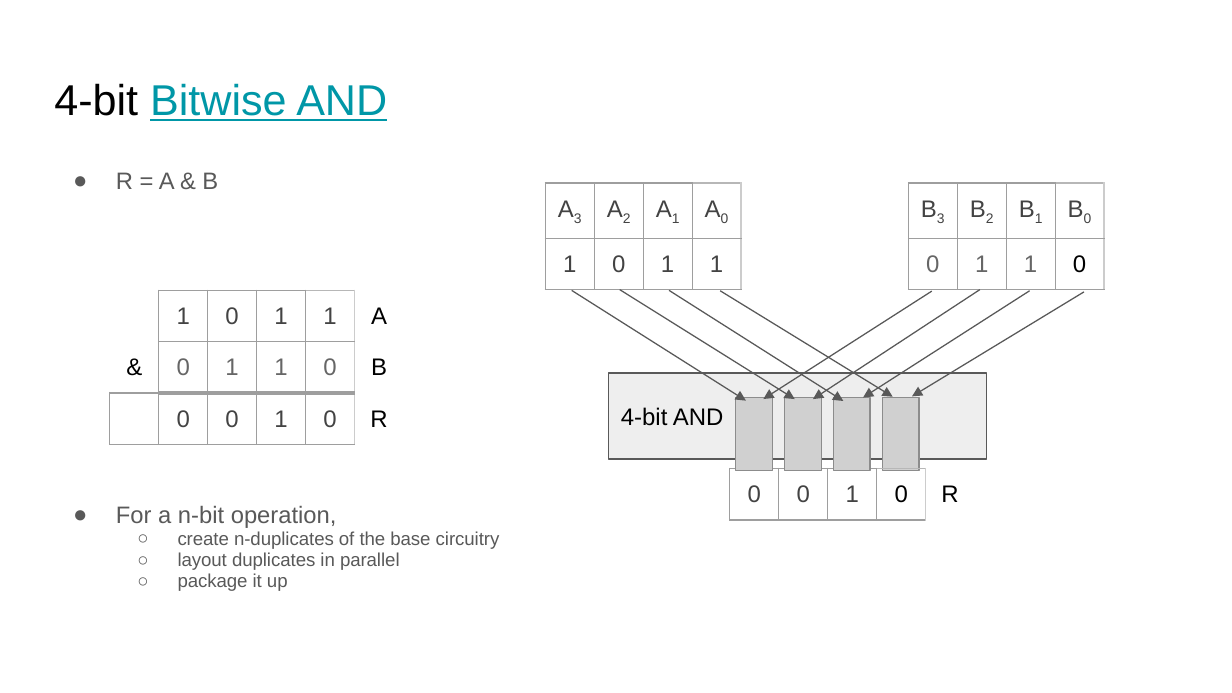
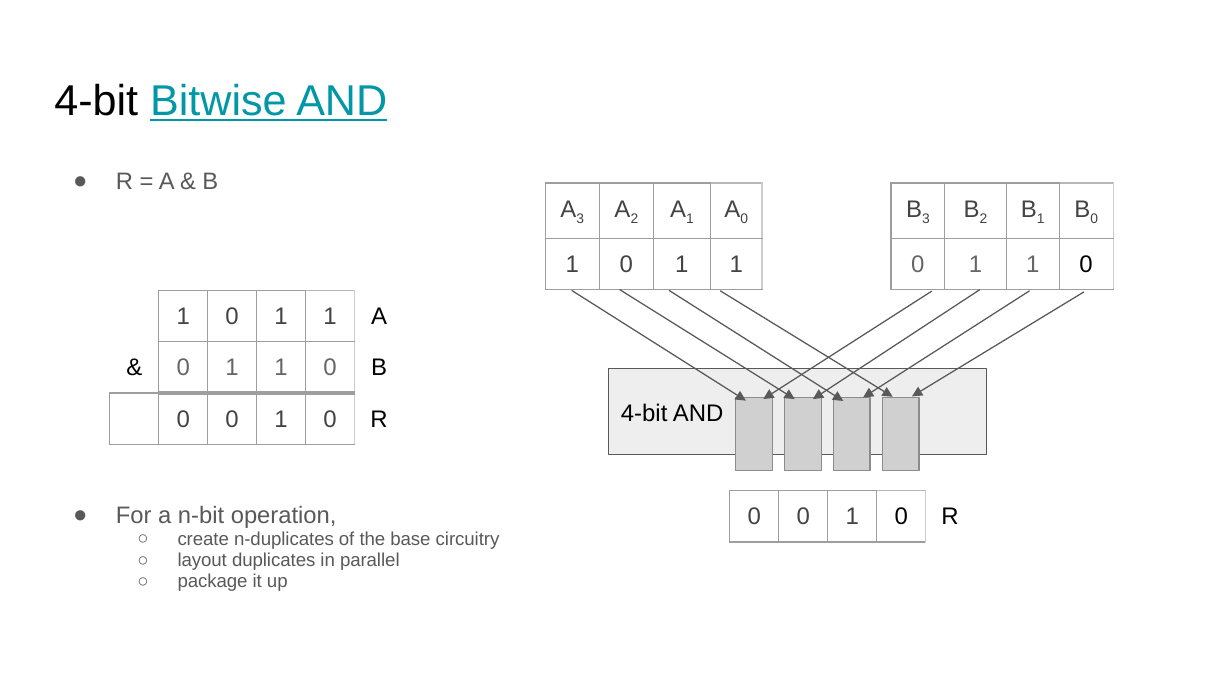
Before and after one commit to COMP122/comp122-s23, a slide deck: slide 3 of digital-logic/documents/.hidden/Combinational_Circuits.pptx. Drawn at 1232x693 pixels with LibreOffice and Linux fonts; fonts in the diff are those of the drawing; grey boxes stand for pictures. Boxes give left, top, right and bottom in pixels: in the first picture for what was removed or moved away, otherwise in the second. Text is boxed around its words. In the diff, an @@ line names an element or a change of style, - is before the commit and + after.

```diff
--- a/digital-logic/documents/.hidden/Combinational_Circuits.pptx
+++ b/digital-logic/documents/.hidden/Combinational_Circuits.pptx
@@ table: place and size @@
-table at [496, 184, 792, 319]
+table at [496, 184, 791, 291]
@@ table: place and size @@
-table at [860, 184, 1156, 319]
+table at [860, 184, 1154, 291]
@@ rectangle "4-bit AND": place and size @@
-rectangle "4-bit AND" at [609, 373, 987, 460]
+rectangle "4-bit AND" at [609, 368, 987, 455]
@@ table: place and size @@
-table at [681, 468, 977, 521]
+table at [681, 490, 977, 543]
```
Also in this commit, not shown: 4 other slides changed, 1 other file.
